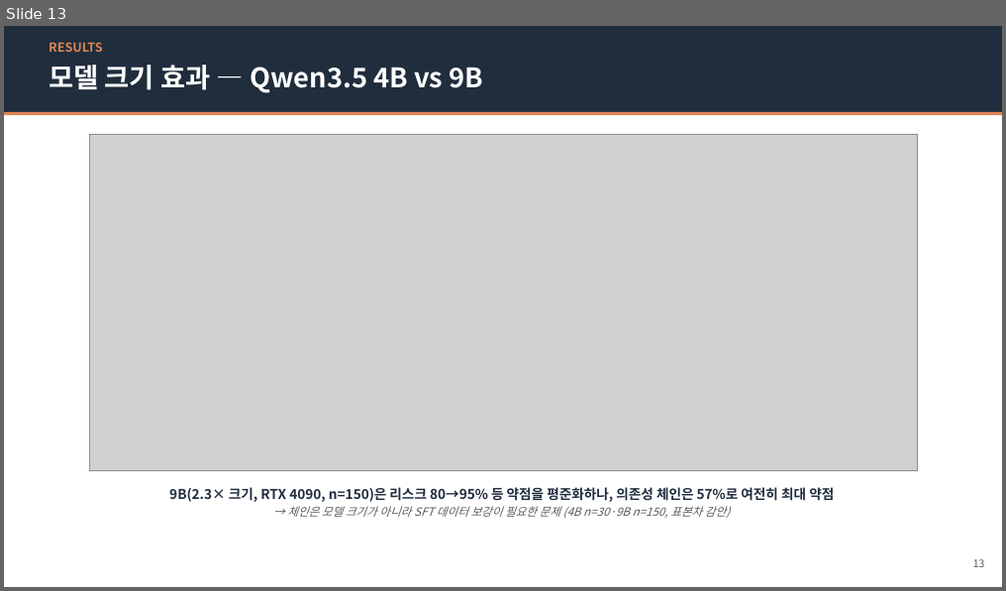
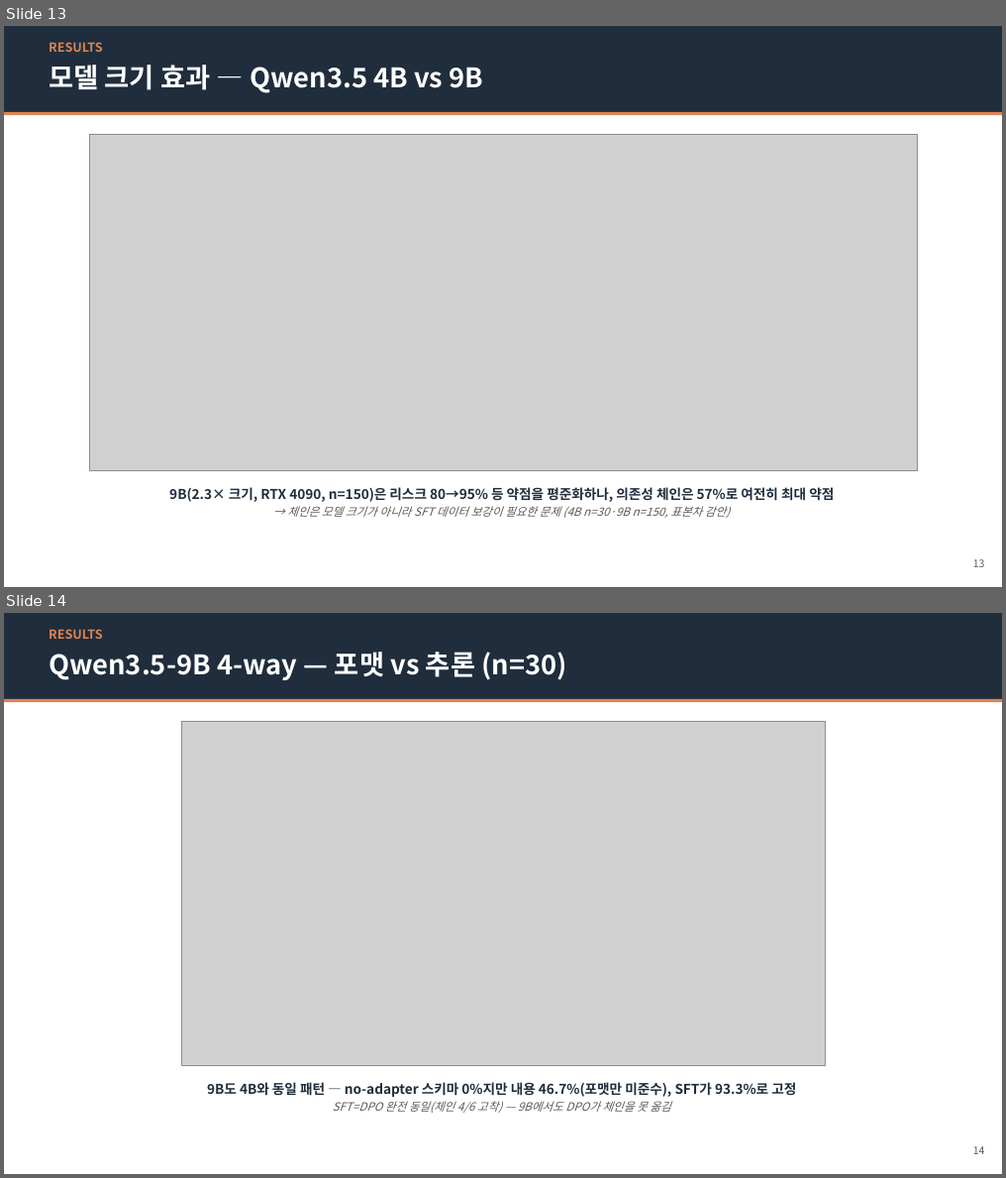
Before and after one commit to jung-geun/TimeSorter, a slide deck: presentation/TimeSorter_발표자료.pptx. Shown one above the other, each under a label of ours: slide 13 before the commit, slides 13 and 14 after it. The pictures are 1006x591 and 1006x1178 pixels, drawn with LibreOffice and Linux fonts; fonts in the diff are those of the drawing; grey boxes stand for pictures. Boxes give left, top, right and bottom in pixels: in the first picture for what was removed or moved away, otherwise in the second. Text is boxed around its words. In the diff, an @@ line names an element or a change of style, - is before the commit and + after.

```diff
--- a/presentation/TimeSorter_발표자료.pptx
+++ b/presentation/TimeSorter_발표자료.pptx
@@ slide 14 added at [4, 613, 1002, 1174], background #FFFFFF @@
@@ rectangle added at [4, 613, 1002, 699], fill #1F2D3D @@
@@ text added at [49, 629, 102, 639], 12 pt, text #DD8452, bold @@
+RESULTS
@@ text added at [49, 652, 566, 680], 26 pt, text #FFFFFF, bold @@
+Qwen3.5-9B 4-way — 포맷 vs 추론 (n=30)
@@ rectangle added at [4, 699, 1002, 702], fill #DD8452 @@
@@ picture added at [182, 722, 826, 1065] @@
@@ text added at [207, 1082, 796, 1113], 13 pt, text #1F2D3D, bold @@
+9B도 4B와 동일 패턴 — no-adapter 스키마 0%지만 내용 46.7%(포맷만 미준수), SFT가 93.3%로 고정
+SFT=DPO 완전 동일(체인 4/6 고착) — 9B에서도 DPO가 체인을 못 옮김
@@ text added at [973, 1147, 985, 1155], 10 pt, text #5A5A5A @@
+14
```
Also in this commit, not shown: 4 slides changed, 5 other files.
